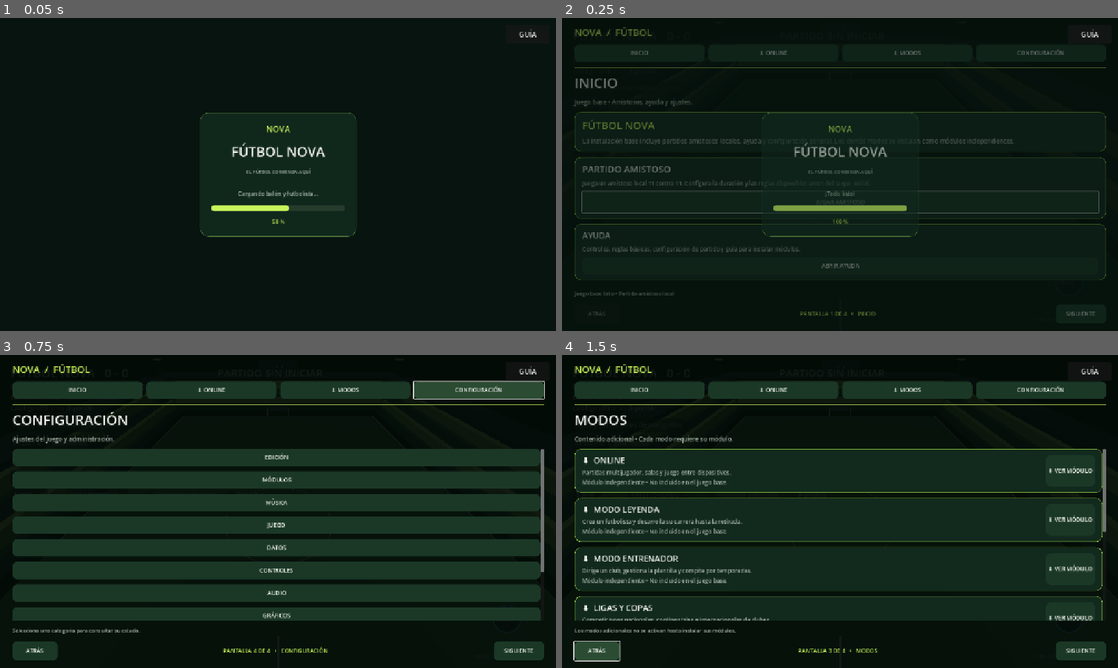
Above: before the commit, frames 1-4 (two rows, left to right).
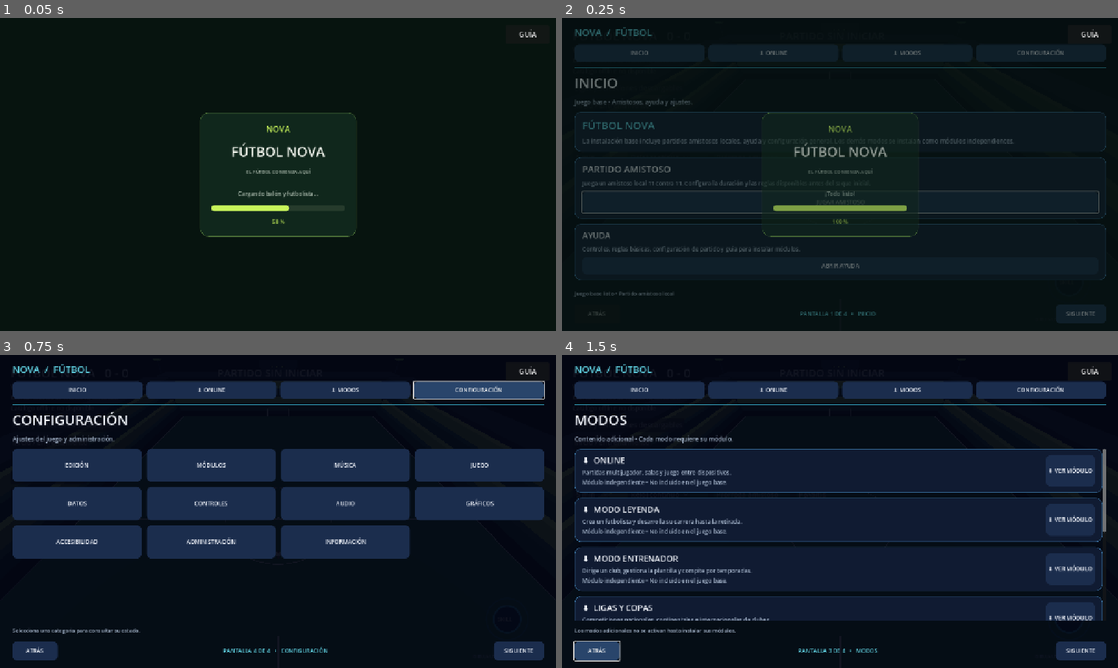
Above: after the commit, the same moments.

Repository: Cumba35/Futbol-Nova
Game: Godot game, scene res://scenes/main.tscn
The game is run twice, just before and just after one commit, with the same random seed, the same clock (stepped at 60 frames per second) and the same inputs.
Inputs:
- Up to frame 1 (0.05 s): no input
- Up to frame 2 (0.25 s): no input
- Up to frame 3 (0.75 s): click "CONFIGURACIÓN" at 0.5 s
- Up to frame 4 (1.5 s): click "ATRÁS" at 1.25 s

Frame 1 is identical in both runs. In frame 2, 1.1% of the frame differs, in the area x 2-98%, y 2-96%; in frame 3, 54%, in the area x 2-98%, y 2-98%; in frame 4, 14%.

Commit message:
Build pause menu and responsive settings grid from visual references

Diff:
--- a/scripts/ui/game_hub.gd
+++ b/scripts/ui/game_hub.gd
@@ -3,12 +3,14 @@
 signal training_mode_selected(mode_id: String)
 signal match_11v11_requested
 signal catalog_requested
-
-const PANEL := Color("#12291d")
-const PANEL_ALT := Color("#1b3827")
-const LIME := Color("#c8f45a")
-const MUTED := Color("#a8b7aa")
-const WHITE := Color("#f4f7ef")
+signal pause_resume_requested
+signal pause_exit_requested
+
+const PANEL := Color("#101b32")
+const PANEL_ALT := Color("#1b2d4d")
+const LIME := Color("#63d8e8")
+const MUTED := Color("#a9b9cf")
+const WHITE := Color("#f3f6fc")
 const TAS_SEASON_ID := "2027"
 const MAIN_PAGES := ["home", "online", "modes", "settings"]
 const DOWNLOAD_ICON := "⬇"
@@ -18,6 +20,10 @@
 
 var root: Control
 var content_box: VBoxContainer
+var main_nav_container: HFlowContainer
+var footer_container: HBoxContainer
+var match_controller: Node
+var _pause_context := false
 var page_title: Label
 var page_subtitle: Label
 var status_label: Label
@@ -57,7 +63,8 @@
 	add_child(root)
 
 	var shade := ColorRect.new()
-	shade.color = Color(0.015, 0.045, 0.028, 0.94)
+	shade.name = "HubShade"
+	shade.color = Color(0.012, 0.025, 0.075, 0.94)
 	shade.set_anchors_and_offsets_preset(Control.PRESET_FULL_RECT)
 	shade.mouse_filter = Control.MOUSE_FILTER_IGNORE
 	root.add_child(shade)
@@ -89,6 +96,7 @@
 	spacer.size_flags_horizontal = Control.SIZE_EXPAND_FILL
 	top.add_child(spacer)
 	var nav := HFlowContainer.new()
+	main_nav_container = nav
 	nav.add_theme_constant_override("h_separation", 8)
 	nav.add_theme_constant_override("v_separation", 6)
 	layout.add_child(nav)
@@ -99,7 +107,7 @@
 
 	var separator := ColorRect.new()
 	separator.custom_minimum_size.y = 2
-	separator.color = Color(0.78, 0.96, 0.35, 0.8)
+	separator.color = Color(0.25, 0.78, 0.90, 0.85)
 	layout.add_child(separator)
 
 	page_title = Label.new()
@@ -127,6 +135,7 @@
 	layout.add_child(status_label)
 
 	var footer := HBoxContainer.new()
+	footer_container = footer
 	footer.add_theme_constant_override("separation", 8)
 	layout.add_child(footer)
 
@@ -175,7 +184,7 @@
 	normal.set_corner_radius_all(11)
 	button.add_theme_stylebox_override("normal", normal)
 	var hover := normal.duplicate()
-	hover.bg_color = Color("#2b4c32")
+	hover.bg_color = Color("#29456b")
 	button.add_theme_stylebox_override("hover", hover)
 	return button
 
@@ -184,7 +193,7 @@
 	panel.size_flags_horizontal = Control.SIZE_EXPAND_FILL
 	var style := StyleBoxFlat.new()
 	style.bg_color = PANEL
-	style.border_color = Color(0.55, 0.78, 0.24, 0.75)
+	style.border_color = Color("#376d9a")
 	style.set_border_width_all(1)
 	style.set_corner_radius_all(15)
 	style.content_margin_left = 18
@@ -193,6 +202,55 @@
 	style.content_margin_bottom = 14
 	panel.add_theme_stylebox_override("panel", style)
 	return panel
+
+func _set_shade_opacity(alpha: float) -> void:
+	if root == null:
+		return
+	var shade := root.get_node_or_null("HubShade") as ColorRect
+	if shade != null:
+		shade.color = Color(0.012, 0.025, 0.075, clampf(alpha, 0.0, 1.0))
+
+
+func _set_pause_navigation_mode(active: bool) -> void:
+	if main_nav_container != null:
+		main_nav_container.visible = not active
+	if footer_container != null:
+		footer_container.visible = not active
+
+
+func _settings_grid_columns(viewport_width: float) -> int:
+	return 2 if viewport_width < 700.0 else 4
+
+
+func _make_pause_panel() -> PanelContainer:
+	var panel := PanelContainer.new()
+	panel.size_flags_horizontal = Control.SIZE_EXPAND_FILL
+	var style := StyleBoxFlat.new()
+	style.bg_color = Color("#101820")
+	style.border_color = Color("#a7d65a")
+	style.set_border_width_all(1)
+	style.set_corner_radius_all(8)
+	style.content_margin_left = 16
+	style.content_margin_right = 16
+	style.content_margin_top = 14
+	style.content_margin_bottom = 14
+	panel.add_theme_stylebox_override("panel", style)
+	return panel
+
+
+func _pause_action_button(caption: String, highlighted: bool = false) -> Button:
+	var button := _nav_button(caption)
+	button.custom_minimum_size = Vector2(170, 70)
+	button.size_flags_horizontal = Control.SIZE_EXPAND_FILL
+	if highlighted:
+		var selected := StyleBoxFlat.new()
+		selected.bg_color = Color("#f3f5ef")
+		selected.set_corner_radius_all(8)
+		button.add_theme_stylebox_override("normal", selected)
+		button.add_theme_color_override("font_color", Color("#17231b"))
+		button.add_theme_color_override("font_hover_color", Color("#17231b"))
+	return button
+
 
 func _clear_content() -> void:
 	for child in content_box.get_children():
@@ -227,6 +285,9 @@
 func _show_home() -> void:
 	current_page = "home"
 	current_subpage = ""
+	_pause_context = false
+	_set_pause_navigation_mode(false)
+	_set_shade_opacity(0.94)
 	_clear_content()
 	_update_header("INICIO", "Juego base • Amistosos, ayuda y ajustes.")
 
@@ -1445,12 +1506,144 @@
 	current_subpage = ""
 	_clear_content()
 	_update_header("CONFIGURACIÓN", "Ajustes del juego y administración.")
+	var grid := GridContainer.new()
+	grid.name = "SettingsCategoryGrid"
+	grid.columns = _settings_grid_columns(get_viewport().get_visible_rect().size.x)
+	grid.add_theme_constant_override("h_separation", 12)
+	grid.add_theme_constant_override("v_separation", 12)
+	grid.size_flags_horizontal = Control.SIZE_EXPAND_FILL
+	content_box.add_child(grid)
 	for category in SETTINGS_CATEGORIES:
 		var button := _nav_button(category.to_upper())
+		button.custom_minimum_size = Vector2(0, 76)
 		button.size_flags_horizontal = Control.SIZE_EXPAND_FILL
+		button.tooltip_text = "Abrir ajustes de " + category
 		button.pressed.connect(_open_settings_category.bind(category))
-		content_box.add_child(button)
+		grid.add_child(button)
+	if _pause_context:
+		var resume_button := _nav_button("VOLVER AL PARTIDO")
+		resume_button.custom_minimum_size.y = 48
+		resume_button.pressed.connect(open_pause_menu)
+		content_box.add_child(resume_button)
 	status_label.text = "Selecciona una categoría para consultar su estado."
+
+func set_match_controller(controller: Node) -> void:
+	match_controller = controller
+
+
+func open_pause_menu() -> void:
+	root.visible = true
+	_pause_context = true
+	_set_pause_navigation_mode(true)
+	_set_shade_opacity(0.52)
+	current_page = "home"
+	current_subpage = "pause"
+	_clear_content()
+	_update_header("PARTIDO EN PAUSA", "El encuentro está detenido. Elige una acción para continuar.")
+	var wide_layout := get_viewport().get_visible_rect().size.x >= 700.0
+	var main_layout: Container
+	if wide_layout:
+		main_layout = HBoxContainer.new()
+	else:
+		main_layout = VBoxContainer.new()
+	main_layout.size_flags_horizontal = Control.SIZE_EXPAND_FILL
+	content_box.add_child(main_layout)
+
+	var summary: Dictionary = {}
+	if match_controller != null and match_controller.has_method("get_match_summary"):
+		summary = match_controller.call("get_match_summary")
+	var team_panel := _make_pause_panel()
+	team_panel.custom_minimum_size.x = 250 if wide_layout else 0
+	main_layout.add_child(team_panel)
+	var team_column := VBoxContainer.new()
+	team_column.add_theme_constant_override("separation", 10)
+	team_panel.add_child(team_column)
+	team_column.add_child(_label("RESUMEN DEL ENCUENTRO", 17, Color("#a7d65a")))
+	team_column.add_child(_label("PARTIDO LOCAL  •  11 CONTRA 11", 14, WHITE))
+	team_column.add_child(_label("LOCAL: " + str(summary.get("home_team_id", "Equipo local")), 12, MUTED))
+	team_column.add_child(_label("VISITANTE: " + str(summary.get("away_team_id", "Equipo visitante")), 12, MUTED))
+	team_column.add_child(_label("Jugadores locales: %d" % int(summary.get("home_players", 0)), 12, WHITE))
+	team_column.add_child(_label("Jugadores visitantes: %d" % int(summary.get("away_players", 0)), 12, WHITE))
+	team_column.add_child(_label("La alineación y el estado del encuentro se conservan al reanudar.", 12, MUTED))
+
+	var actions_panel := _make_pause_panel()
+	actions_panel.size_flags_horizontal = Control.SIZE_EXPAND_FILL
+	main_layout.add_child(actions_panel)
+	var actions := GridContainer.new()
+	actions.name = "PauseActionGrid"
+	actions.columns = 2 if wide_layout else 1
+	actions.add_theme_constant_override("h_separation", 10)
+	actions.add_theme_constant_override("v_separation", 10)
+	actions.size_flags_horizontal = Control.SIZE_EXPAND_FILL
+	actions_panel.add_child(actions)
+
+	var resume := _pause_action_button("REANUDAR PARTIDO", true)
+	resume.pressed.connect(_resume_pause_menu)
+	actions.add_child(resume)
+	var replay := _pause_action_button("REPETICIÓN INSTANTÁNEA")
+	replay.disabled = true
+	replay.tooltip_text = "El sistema de repetición todavía no está instalado."
+	actions.add_child(replay)
+	var tactics := _pause_action_button("ENTRENADOR / TÁCTICAS")
+	tactics.disabled = true
+	tactics.tooltip_text = "La gestión táctica durante el partido sigue pendiente."
+	actions.add_child(tactics)
+	var facts := _pause_action_button("DATOS DEL PARTIDO")
+	facts.pressed.connect(_show_pause_match_facts)
+	actions.add_child(facts)
+	var settings := _pause_action_button("CONFIGURACIÓN")
+	settings.pressed.connect(_show_settings)
+	actions.add_child(settings)
+	var leave := _pause_action_button("ABANDONAR PARTIDO")
+	leave.pressed.connect(_confirm_pause_exit)
+	actions.add_child(leave)
+	status_label.text = "Partido pausado • Reloj y simulación detenidos"
+
+
+func _resume_pause_menu() -> void:
+	root.visible = false
+	_pause_context = false
+	_set_pause_navigation_mode(false)
+	_set_shade_opacity(0.94)
+	current_subpage = ""
+	pause_resume_requested.emit()
+
+
+func _show_pause_match_facts() -> void:
+	current_page = "home"
+	current_subpage = "pause_facts"
+	_clear_content()
+	_update_header("DATOS DEL PARTIDO", "Resumen disponible del encuentro pausado.")
+	var summary: Dictionary = {}
+	if match_controller != null and match_controller.has_method("get_match_summary"):
+		summary = match_controller.call("get_match_summary")
+	var remaining := maxf(0.0, float(summary.get("clock_remaining_seconds", 0.0)))
+	var total_seconds := int(remaining)
+	var clock_text := "%02d:%02d" % [int(total_seconds / 60.0), total_seconds % 60]
+	_add_info_card("FASE", str(summary.get("match_phase", "Información no disponible")))
+	_add_info_card("TIEMPO RESTANTE", clock_text)
+	_add_info_card("JUGADORES", "%d locales • %d visitantes" % [int(summary.get("home_players", 0)), int(summary.get("away_players", 0))])
+	_add_info_card("EQUIPOS", "%s vs %s" % [str(summary.get("home_team_id", "Local")), str(summary.get("away_team_id", "Visitante"))])
+	var back := _nav_button("VOLVER A PAUSA")
+	back.pressed.connect(open_pause_menu)
+	content_box.add_child(back)
+	status_label.text = "Datos del partido • Lectura del estado actual"
+
+
+func _confirm_pause_exit() -> void:
+	var dialog := ConfirmationDialog.new()
+	dialog.title = "ABANDONAR PARTIDO"
+	dialog.dialog_text = "¿Seguro que quieres abandonar este encuentro? El partido se detendrá y volverás al menú de inicio."
+	dialog.ok_button_text = "ABANDONAR"
+	dialog.cancel_button_text = "SEGUIR JUGANDO"
+	dialog.confirmed.connect(func():
+		pause_exit_requested.emit()
+		dialog.queue_free()
+	)
+	dialog.canceled.connect(dialog.queue_free)
+	add_child(dialog)
+	dialog.popup_centered()
+
 
 func _open_settings_category(category: String) -> void:
 	current_subpage = category
@@ -1588,6 +1781,9 @@
 
 func open_home() -> void:
 	root.visible = true
+	_pause_context = false
+	_set_pause_navigation_mode(false)
+	_set_shade_opacity(0.94)
 	_show_home()
 
 func open_controller_settings() -> void:
@@ -1616,6 +1812,12 @@
 			_cycle_main_page(-1)
 
 func _navigate_back() -> void:
+	if current_subpage == "pause":
+		_resume_pause_menu()
+		return
+	if current_subpage == "pause_facts":
+		open_pause_menu()
+		return
 	if not current_subpage.is_empty():
 		match current_page:
 			"home":
@@ -1627,6 +1829,9 @@
 			"settings":
 				_show_settings()
 		return
+	if _pause_context:
+		open_pause_menu()
+		return
 	if current_page != "home":
 		_cycle_main_page(-1)
 
@@ -1646,11 +1851,17 @@
 	if not root.visible or not event.pressed:
 		return
 	if event.is_action_pressed("ui_cancel"):
-		if current_subpage == "training":
+		if current_subpage == "pause":
+			_resume_pause_menu()
+		elif current_subpage == "pause_facts":
+			open_pause_menu()
+		elif current_subpage == "training":
 			_show_home()
 		elif current_subpage == "manager_career":
 			_show_modes()
 		elif current_subpage != "":
 			_show_settings()
+		elif _pause_context:
+			open_pause_menu()
 		elif current_page != "home":
 			_show_home()
